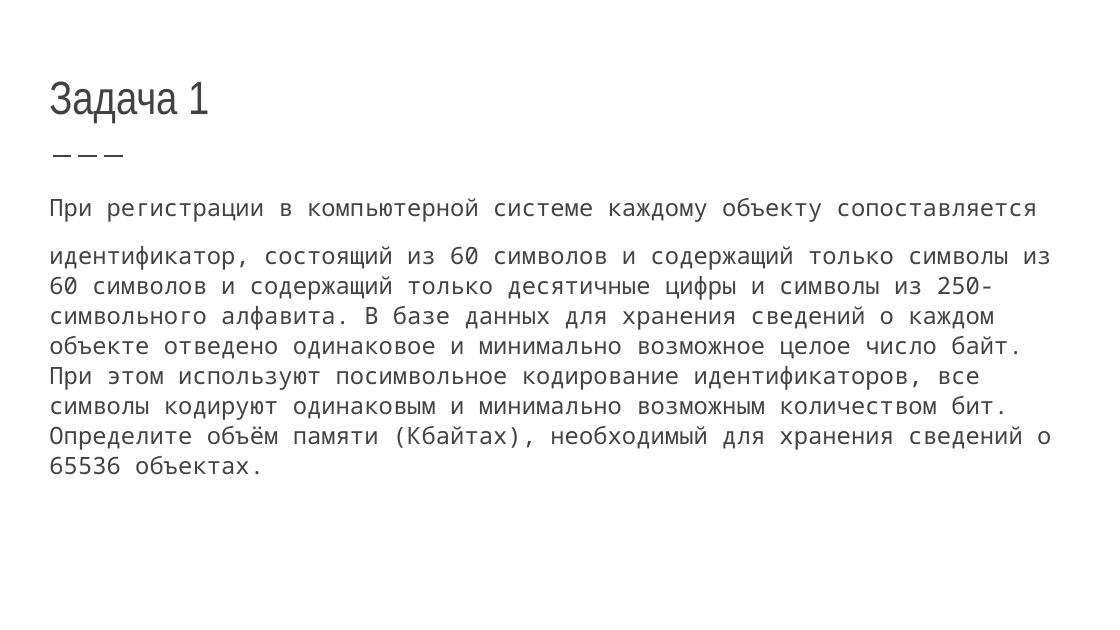
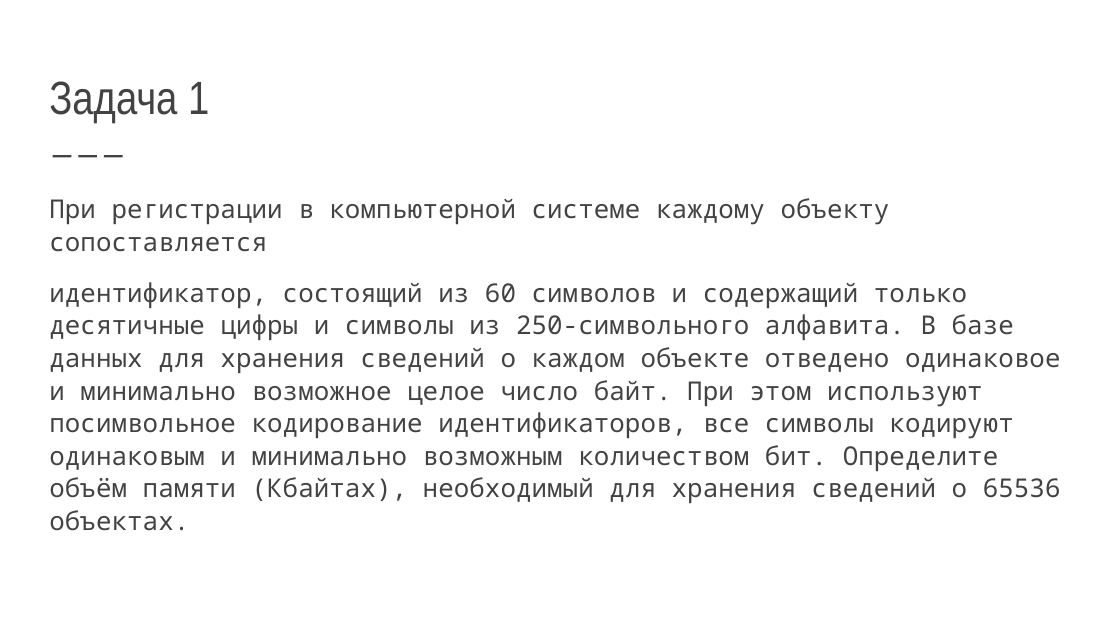
Before and after one commit to EPostanogova/1561_for_students, a slide deck: slide 6 of конспекты к задачам егэ/Простые вычисления.pptx (slide 3 before the commit). Drawn at 1120x630 pixels with LibreOffice and Linux fonts; fonts in the diff are those of the drawing. Boxes give left, top, right and bottom in pixels: in the first picture for what was removed or moved away, otherwise in the second. Text is boxed around its words. In the diff, an @@ line names an element or a change of style, - is before the commit and + after.

```diff
--- a/конспекты к задачам егэ/Простые вычисления.pptx
+++ b/конспекты к задачам егэ/Простые вычисления.pptx
@@ text at [49,198,890,252]: size 15.3 to 16.6 pt in "При регистрации в компьютерной системе каждому объекту ..." @@
@@ text at [49,282,1061,531]: text changed; size 15.3 to 16.6 pt @@
-идентификатор, состоящий из 60 символов и содержащий только символы из 60 символов и содержащий только десятичные цифры и символы из 250-символьного алфавита. В базе данных для хранения сведений о каждом объекте отведено одинаковое и минимально возможное целое число байт. При этом используют посимвольное кодирование идентификаторов, все символы кодируют одинаковым и минимально возможным количеством бит. Определите объём памяти (Кбайтах), необходимый для хранения сведений о 65536 объектах.
+идентификатор, состоящий из 60 символов и содержащий только десятичные цифры и символы из 250-символьного алфавита. В базе данных для хранения сведений о каждом объекте отведено одинаковое и минимально возможное целое число байт. При этом используют посимвольное кодирование идентификаторов, все символы кодируют одинаковым и минимально возможным количеством бит. Определите объём памяти (Кбайтах), необходимый для хранения сведений о 65536 объектах.
```
Also in this commit, not shown: 6 slides added, 3 slides removed.
